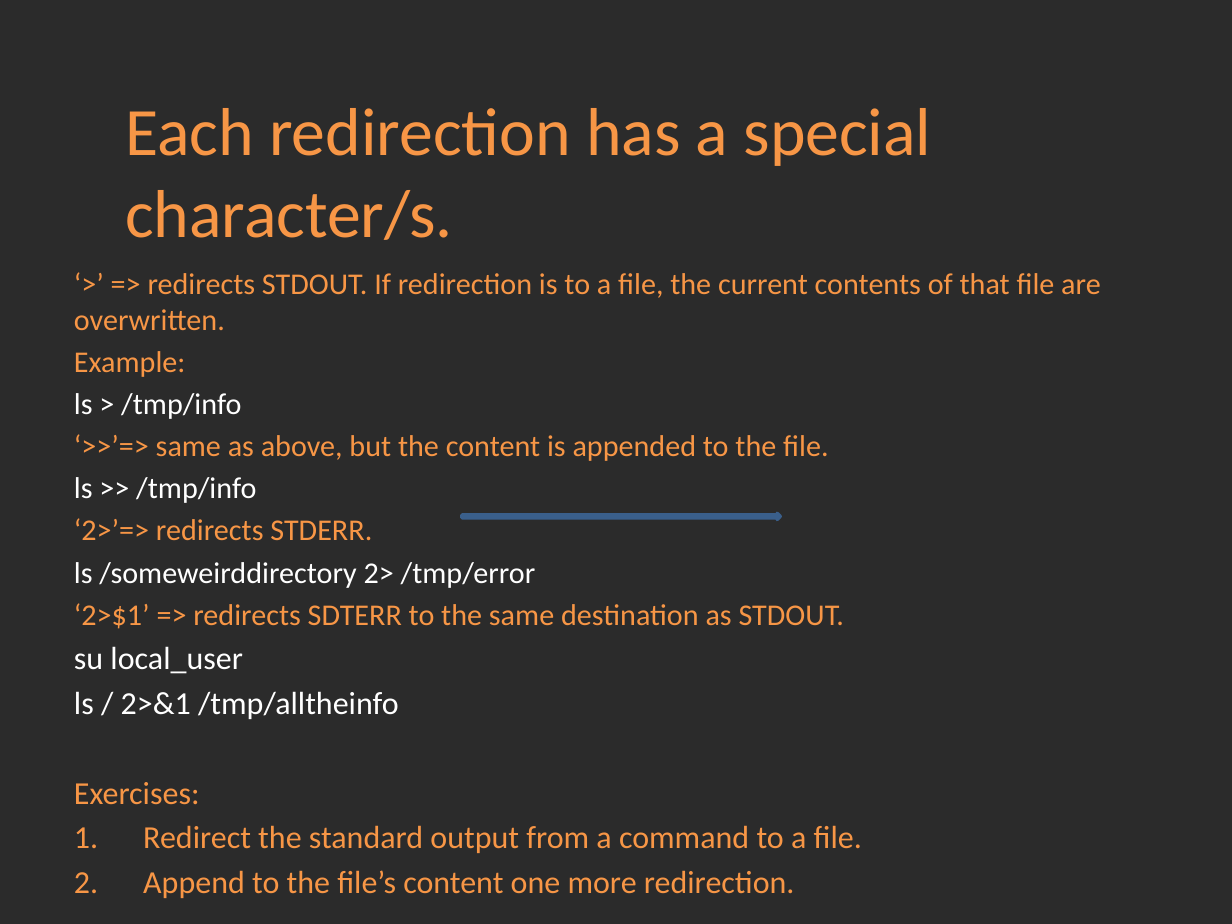
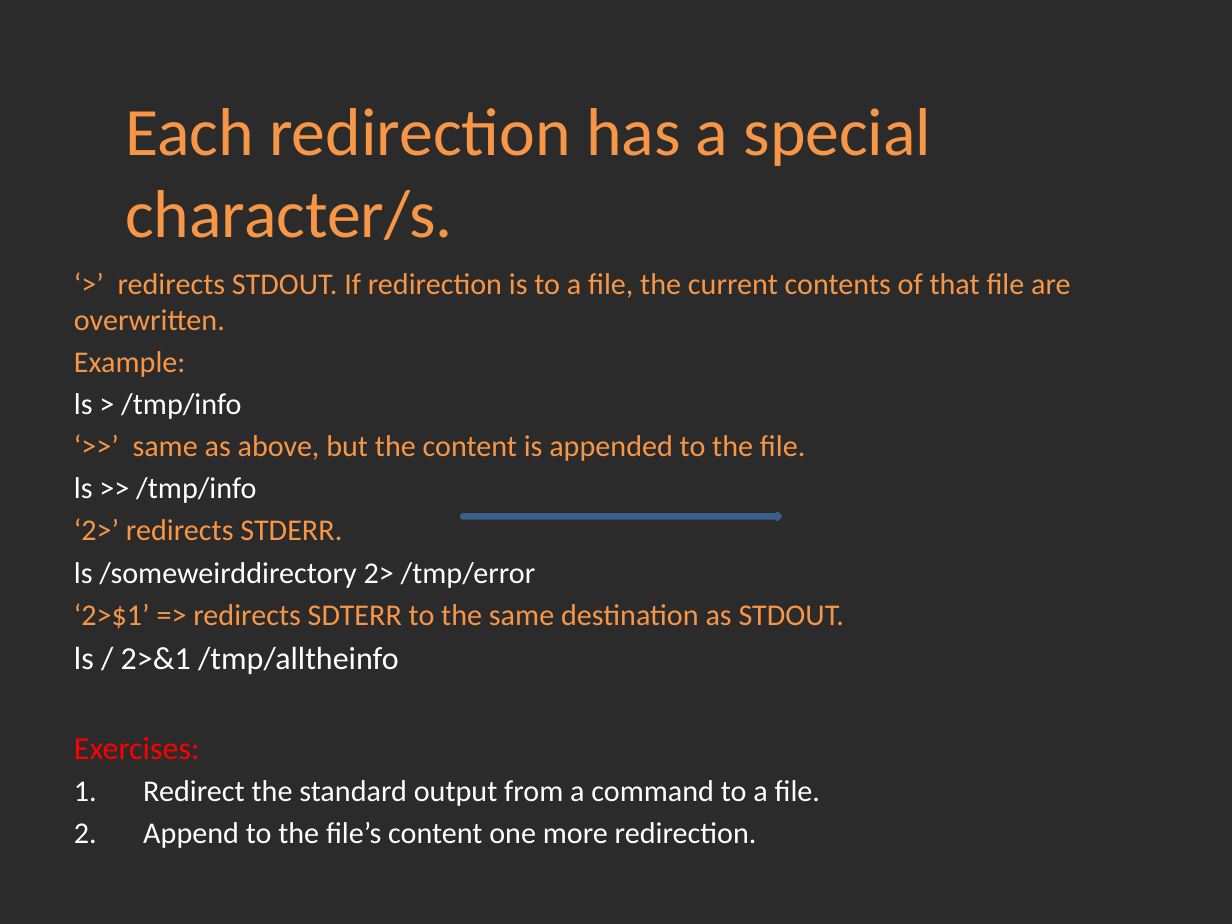
Before and after one commit to Academy-Soft-Intellect/Linux-Course, a slide deck: slide 4 of 2.UsingEssentialTools/02-UsingEssentialTools.pptx. Drawn at 1232x924 pixels with LibreOffice and Linux fonts; fonts in the diff are those of the drawing; background and template pictures are left out; a plain dark background stands for a picture behind light text. Boxes give left, top, right and bottom in pixels: in the first picture for what was removed or moved away, otherwise in the second. Text is boxed around its words. In the diff, an @@ line names an element or a change of style, - is before the commit and + after.

```diff
--- a/2.UsingEssentialTools/02-UsingEssentialTools.pptx
+++ b/2.UsingEssentialTools/02-UsingEssentialTools.pptx
@@ text at (74,273,1071,330): text changed @@
-‘>’ => redirects STDOUT. If redirection is to a file, the current contents of that file are overwritten.
+‘>’ redirects STDOUT. If redirection is to a file, the current contents of that file are overwritten.
@@ text at (133,435,805,461): text changed @@
-‘>>’=> same as above, but the content is appended to the file.
+‘>>’ same as above, but the content is appended to the file.
@@ text at (74,518,342,540): text changed @@
-‘2>’=> redirects STDERR.
+‘2>’ redirects STDERR.
@@ text at (74,646,242,674): paragraph removed @@
-su local_user
@@ text at (74,737,820,848): text colour #F79646 to #FF0000 in "Exercises:"; size 18.7 to 17.6 pt, text colour #F79646 to #FFFFFF in "Redirect the standard output from a command ...", "Append to the file’s content one more ..." @@
```
Also in this commit, not shown: 4 other slides changed, 1 slide added, 3 other files.
